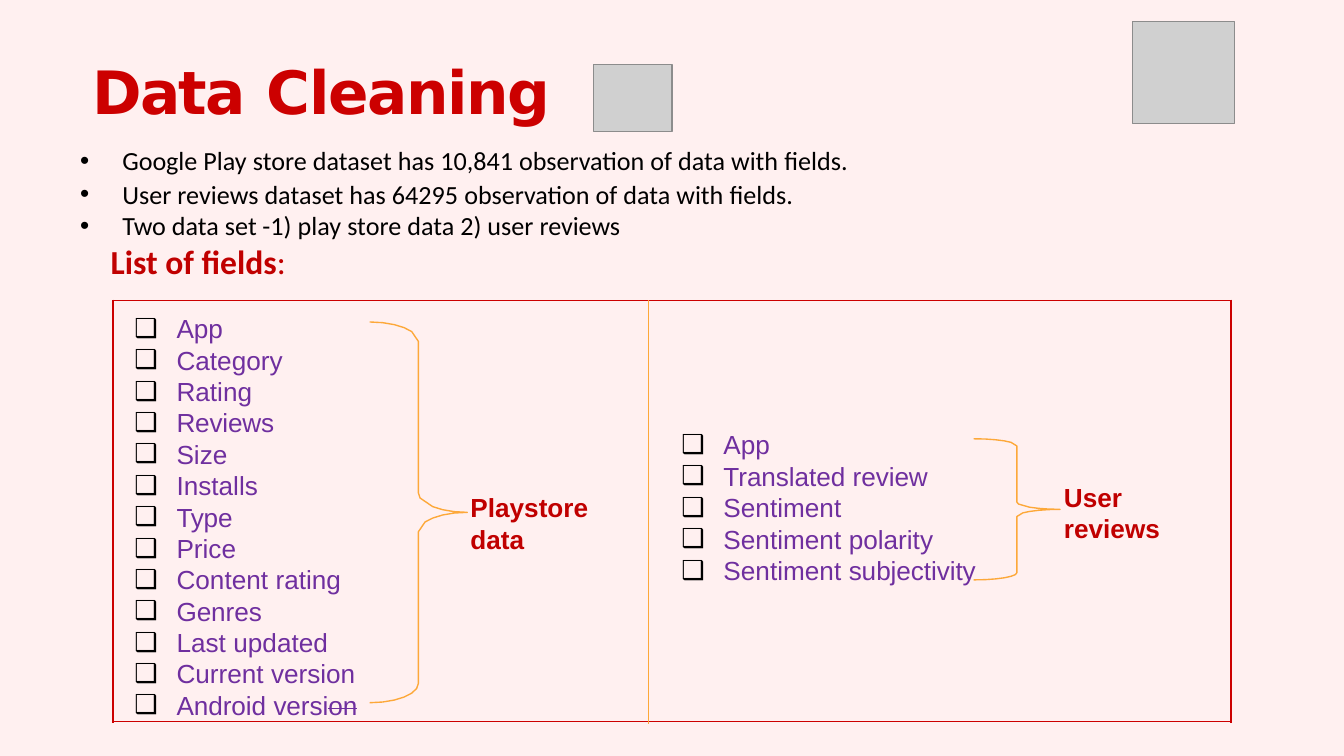
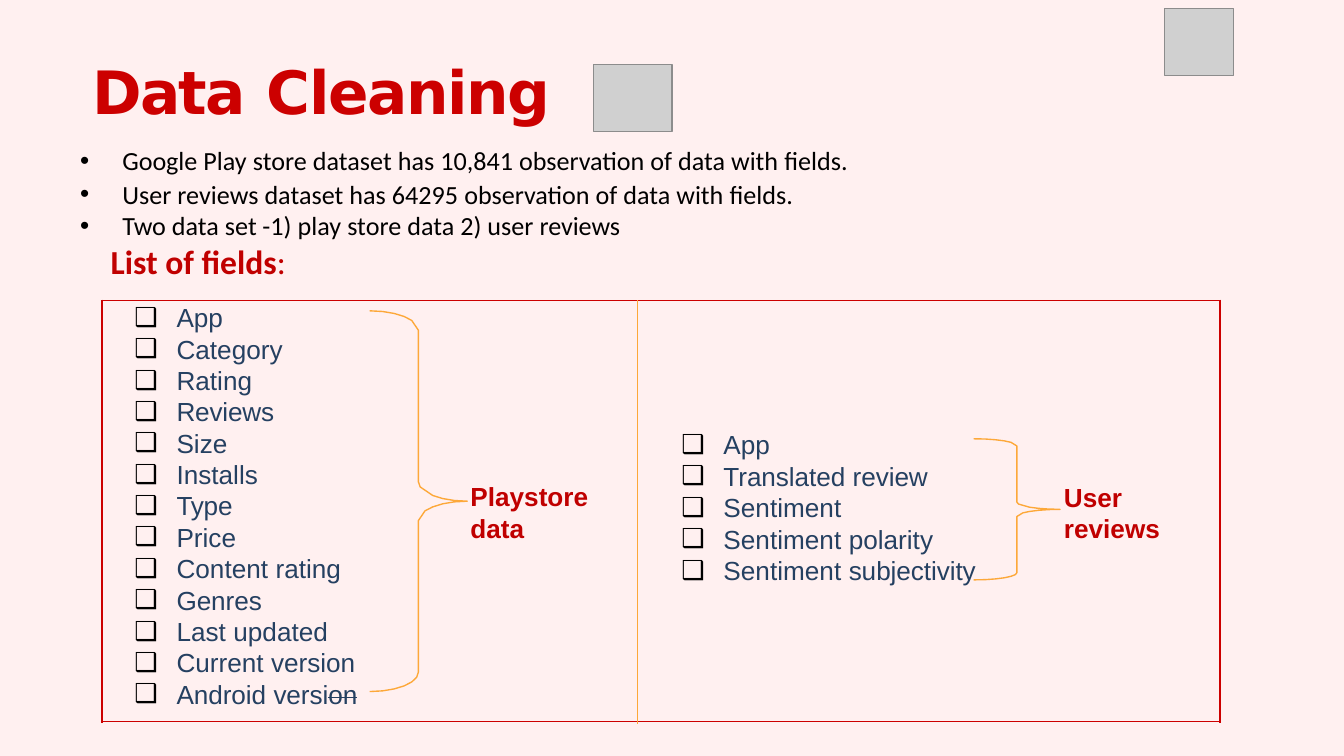
Before and after one commit to akriti0998/Play-store-data-analysis-, a slide deck: slide 8 of work of EDA Presentation.pptx (slide 9 before the commit). Drawn at 1344x756 pixels with LibreOffice and Linux fonts; fonts in the diff are those of the drawing; grey boxes stand for pictures; background and template pictures are left out. Boxes give left, top, right and bottom in pixels: in the first picture for what was removed or moved away, otherwise in the second. Text is boxed around its words. In the diff, an @@ line names an element or a change of style, - is before the commit and + after.

```diff
--- a/work of EDA Presentation.pptx
+++ b/work of EDA Presentation.pptx
@@ picture removed at (x1=1132, y1=22, x2=1234, y2=124) @@
@@ picture added at (x1=1165, y1=8, x2=1234, y2=75) @@
@@ freeform shape moved from (x1=112, y1=300, x2=1231, y2=723) to (x1=101, y1=300, x2=1220, y2=723) @@
@@ text "App" at (x1=177, y1=309, x2=358, y2=705): text colour #6F2F9F to #254061 @@
@@ text "App" moved from (x1=177, y1=320, x2=358, y2=716) to (x1=177, y1=309, x2=358, y2=705) @@
@@ freeform shape moved from (x1=370, y1=323, x2=468, y2=703) to (x1=370, y1=310, x2=468, y2=691) @@
@@ freeform shape moved from (x1=649, y1=301, x2=649, y2=724) to (x1=637, y1=301, x2=637, y2=724) @@
@@ text "App" at (x1=723, y1=436, x2=976, y2=586): text colour #6F2F9F to #254061 @@
@@ text "Playstore data" moved from (x1=470, y1=498, x2=588, y2=550) to (x1=470, y1=487, x2=588, y2=539) @@
```
Also in this commit, not shown: 11 other slides changed, 18 slides added, 1 slide removed.
